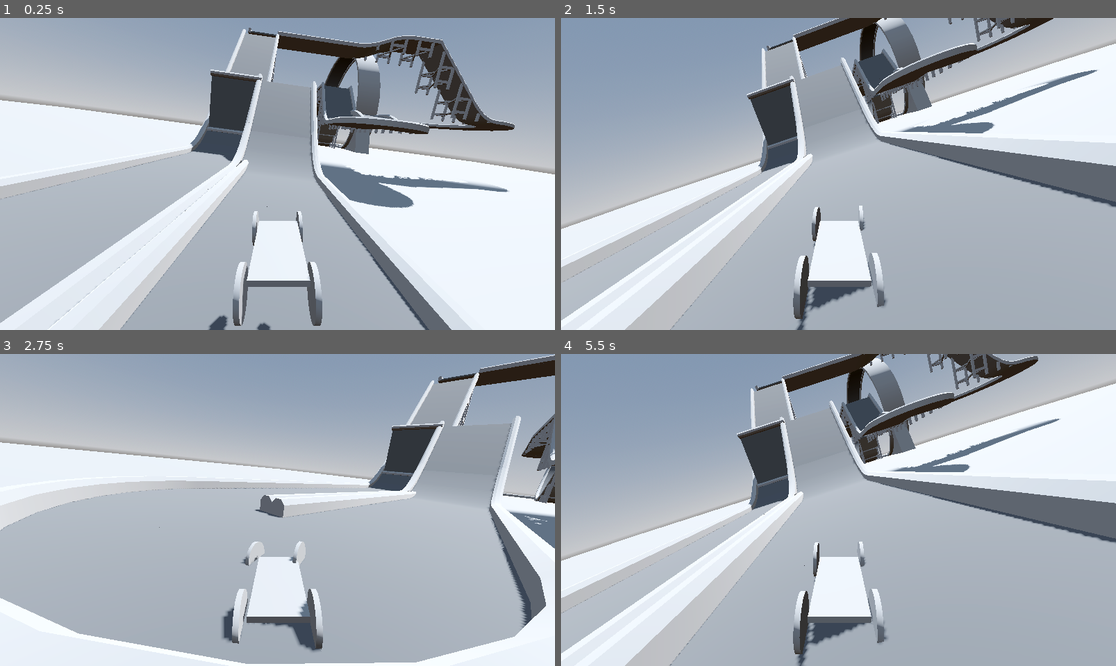
Above: before the commit, frames 1-4 (two rows, left to right).
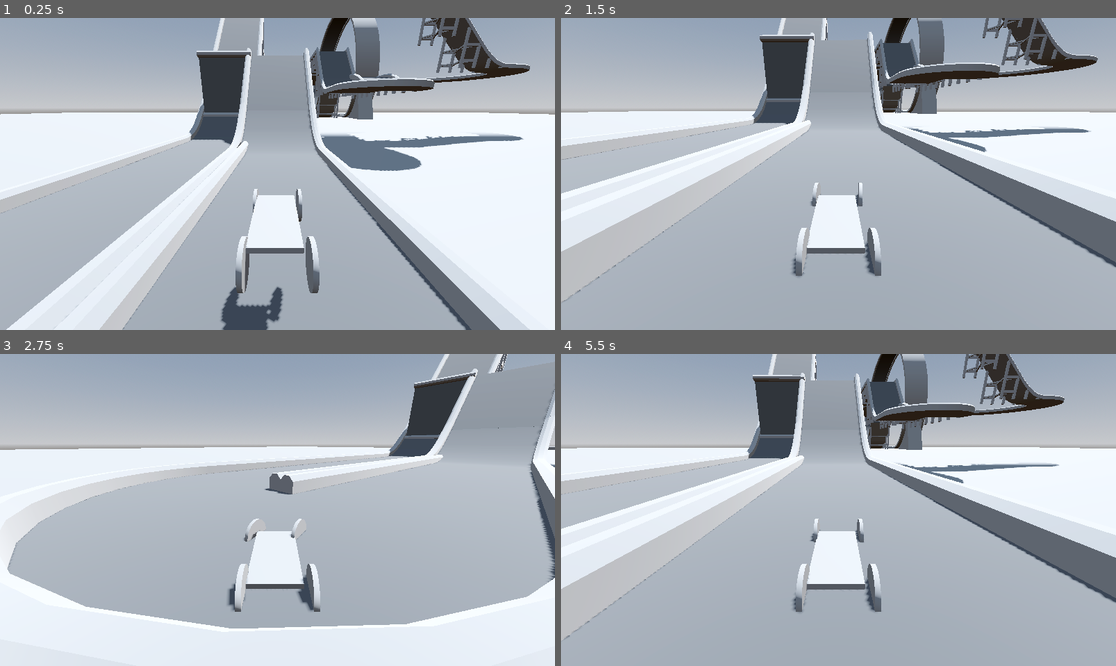
Above: after the commit, the same moments.

Repository: O-white1/TrackMasterz
Game: Godot game, scene res://world_1.tscn
Two runs of this game, one before a commit and one after it. Both use one fixed random seed, a clock stepped at 60 frames per second and the inputs below. The project has no main scene, so this scene is started directly.
Inputs:
- Up to frame 1 (0.25 s): no input
- Up to frame 2 (1.5 s): tap Enter (ui_accept) at 0.5, 0.77 s; hold Right (ui_right) 0.53-1.28 s; hold Down (ui_down) from 1.28 s (still down)
- Up to frame 3 (2.75 s): tap Enter (ui_accept) at 1.52 s; release Down (ui_down) at 2.03 s; hold Right (ui_right) from 2.03 s (still down)
- Up to frame 4 (5.5 s): release Right (ui_right) at 2.78 s; hold Up (ui_up) 2.78-3.53 s; tap Enter (ui_accept) at 3.02, 3.77, 4.52 s; hold Left (ui_left) 3.53-5.03 s; tap Q (HardReset) at 4.15 s; hold Down (ui_down) from 5.03 s (still down)

The runs differ from the first frame. In frame 1, 35% of the frame differs, in the area x 0-100%, y 0-100%; in frame 2, 50%; in frame 3, 31%; in frame 4, 50%.

Commit message:
Update

Diff:
--- a/Assets/cars/car.tscn
+++ b/Assets/cars/car.tscn
@@ -8,7 +8,6 @@
 size = Vector3(3.97774, 0.424744, 10.1442)
 
 [node name="Car" type="VehicleBody3D"]
-transform = Transform3D(1, 0, 0, 0, 1, 0, 0, 0, 1, 0, 0.159484, 0)
 mass = 2000.0
 physics_material_override = SubResource("PhysicsMaterial_bqn7f")
 script = ExtResource("1_763ql")
@@ -57,7 +56,7 @@
 sides = 32
 
 [node name="CollisionShape3D" type="CollisionShape3D" parent="."]
-transform = Transform3D(0.25, 0, 0, 0, 0.25, 0, 0, 0, 0.25, -0.0766163, 0.0537945, -0.8)
+transform = Transform3D(0.25, 0, 0, 0, 0.25, 0, 0, 0, 0.25, 0, 0.1, -0.7)
 shape = SubResource("BoxShape3D_y6uk0")
 
 [node name="CSGBox3D" type="CSGBox3D" parent="CollisionShape3D"]
@@ -70,4 +69,4 @@
 size = Vector3(0, 0, 0)
 
 [node name="Camera3D" type="Camera3D" parent="."]
-transform = Transform3D(-1, 1.77636e-15, -8.74228e-08, -1.77432e-08, 0.979187, 0.202958, 8.56033e-08, 0.202958, -0.979187, 0, 2.71142, -5.20308)
+transform = Transform3D(-1, -2.70151e-08, 8.3144e-08, 0, 0.951056, 0.309017, -8.74228e-08, 0.309017, -0.951056, 0, 2.71142, -5.20308)
--- a/world_1.tscn
+++ b/world_1.tscn
@@ -39,6 +39,7 @@
 use_collision = true
 
 [node name="Car" parent="." instance=ExtResource("2_y6452")]
-transform = Transform3D(-2, 0, -7.67572e-08, 0, 1.116, 0, 1.74846e-07, 0, -0.878, 4.74359, 8.57371, -1)
+transform = Transform3D(-1, 0, -1.50996e-07, 0, 1, 0, 1.50996e-07, 0, -1, 5, 8.5, -1)
+MAX_STEER = 0.5
 
 [connection signal="tree_entered" from="Car" to="Car" method="_on_tree_entered"]
